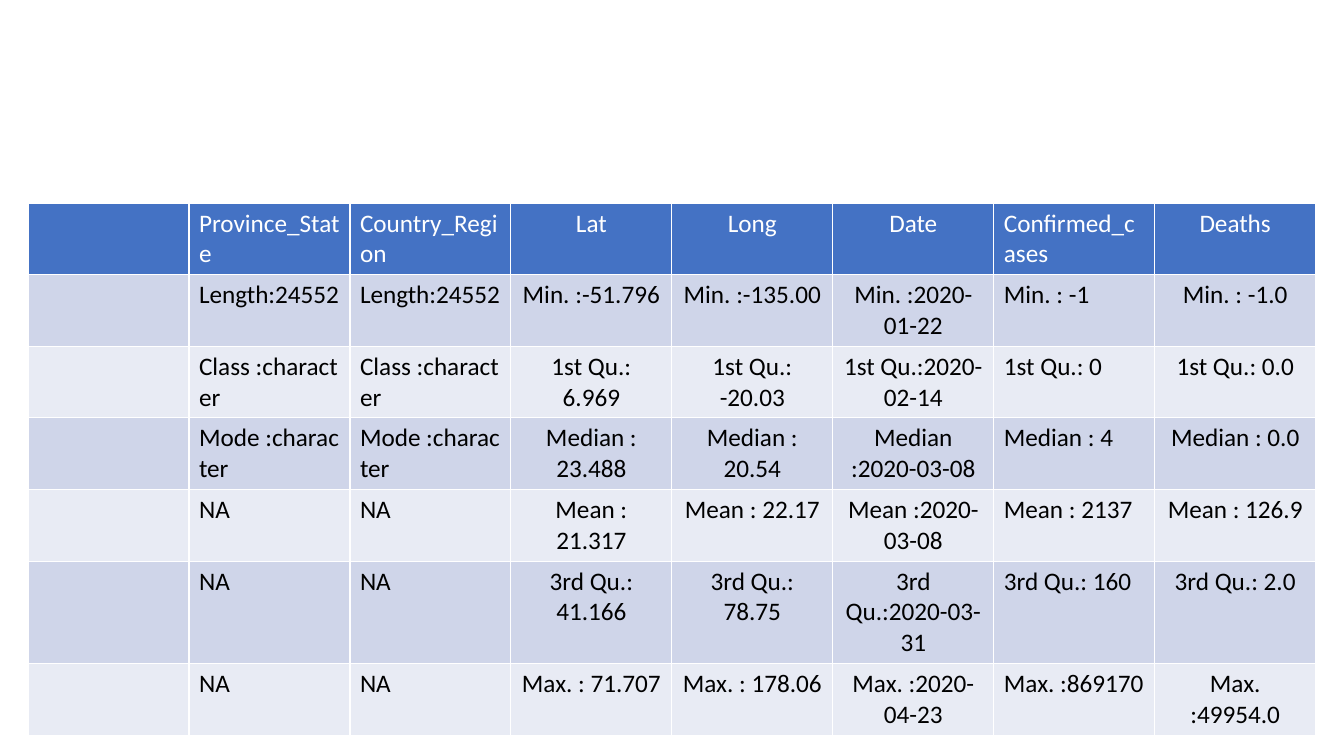
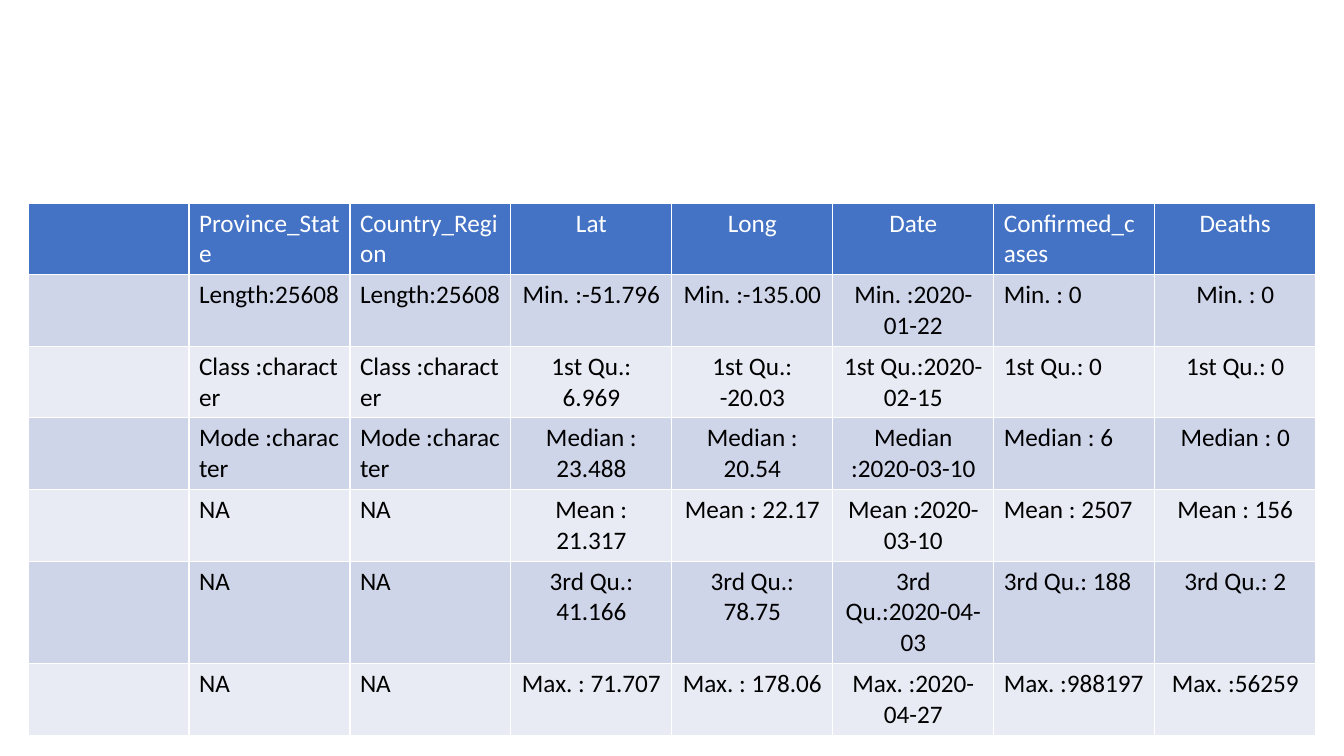
Before and after one commit to JaneWall/COVID19, a slide deck: slide 7 of COVID19_no_nytimes.pptx. Drawn at 1344x756 pixels with LibreOffice and Linux fonts; fonts in the diff are those of the drawing. Boxes give left, top, right and bottom in pixels: in the first picture for what was removed or moved away, otherwise in the second. Text is boxed around its words. In the diff, an @@ line names an element or a change of style, - is before the commit and + after.

```diff
--- a/COVID19_no_nytimes.pptx
+++ b/COVID19_no_nytimes.pptx
@@ table at (28, 203, 1319, 727) @@
-row 2:  | Length:24552 | Length:24552 | Min. :-51.796 | Min. :-135.00 | Min. :2020-01-22 | Min. : -1 | Min. : -1.0
+row 2:  | Length:25608 | Length:25608 | Min. :-51.796 | Min. :-135.00 | Min. :2020-01-22 | Min. : 0 | Min. : 0
-row 3, column 6: 1st Qu.:2020-02-14
+row 3, column 6: 1st Qu.:2020-02-15
-row 3, column 8: 1st Qu.: 0.0
+row 3, column 8: 1st Qu.: 0
-row 4:  | Mode :character | Mode :character | Median : 23.488 | Median : 20.54 | Median :2020-03-08 | Median : 4 | Median : 0.0
+row 4:  | Mode :character | Mode :character | Median : 23.488 | Median : 20.54 | Median :2020-03-10 | Median : 6 | Median : 0
-row 5:  | NA | NA | Mean : 21.317 | Mean : 22.17 | Mean :2020-03-08 | Mean : 2137 | Mean : 126.9
+row 5:  | NA | NA | Mean : 21.317 | Mean : 22.17 | Mean :2020-03-10 | Mean : 2507 | Mean : 156
-row 6:  | NA | NA | 3rd Qu.: 41.166 | 3rd Qu.: 78.75 | 3rd Qu.:2020-03-31 | 3rd Qu.: 160 | 3rd Qu.: 2.0
+row 6:  | NA | NA | 3rd Qu.: 41.166 | 3rd Qu.: 78.75 | 3rd Qu.:2020-04-03 | 3rd Qu.: 188 | 3rd Qu.: 2
-row 7:  | NA | NA | Max. : 71.707 | Max. : 178.06 | Max. :2020-04-23 | Max. :869170 | Max. :49954.0
+row 7:  | NA | NA | Max. : 71.707 | Max. : 178.06 | Max. :2020-04-27 | Max. :988197 | Max. :56259
```
Also in this commit, not shown: 12 other slides changed, 2 slides added, 3 other files.
